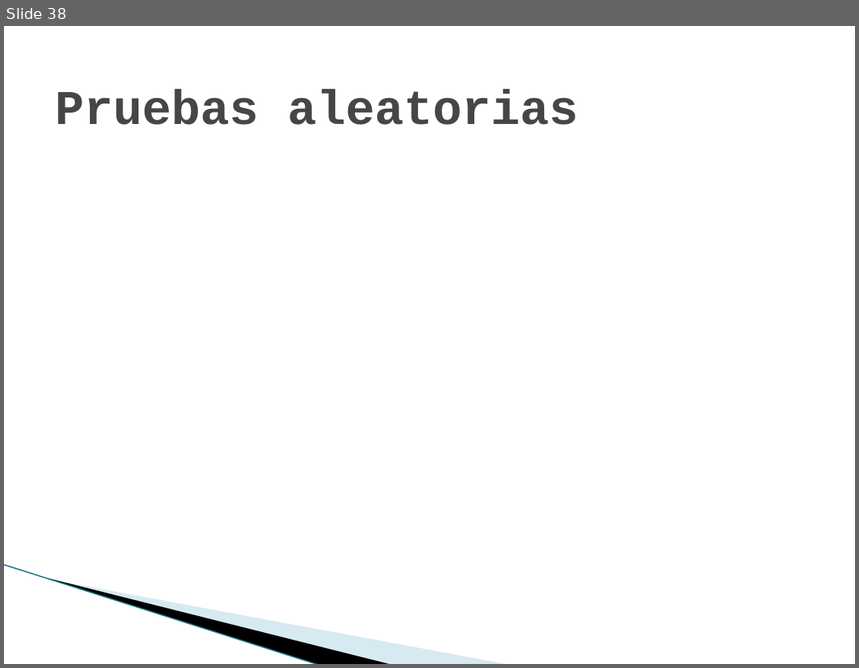
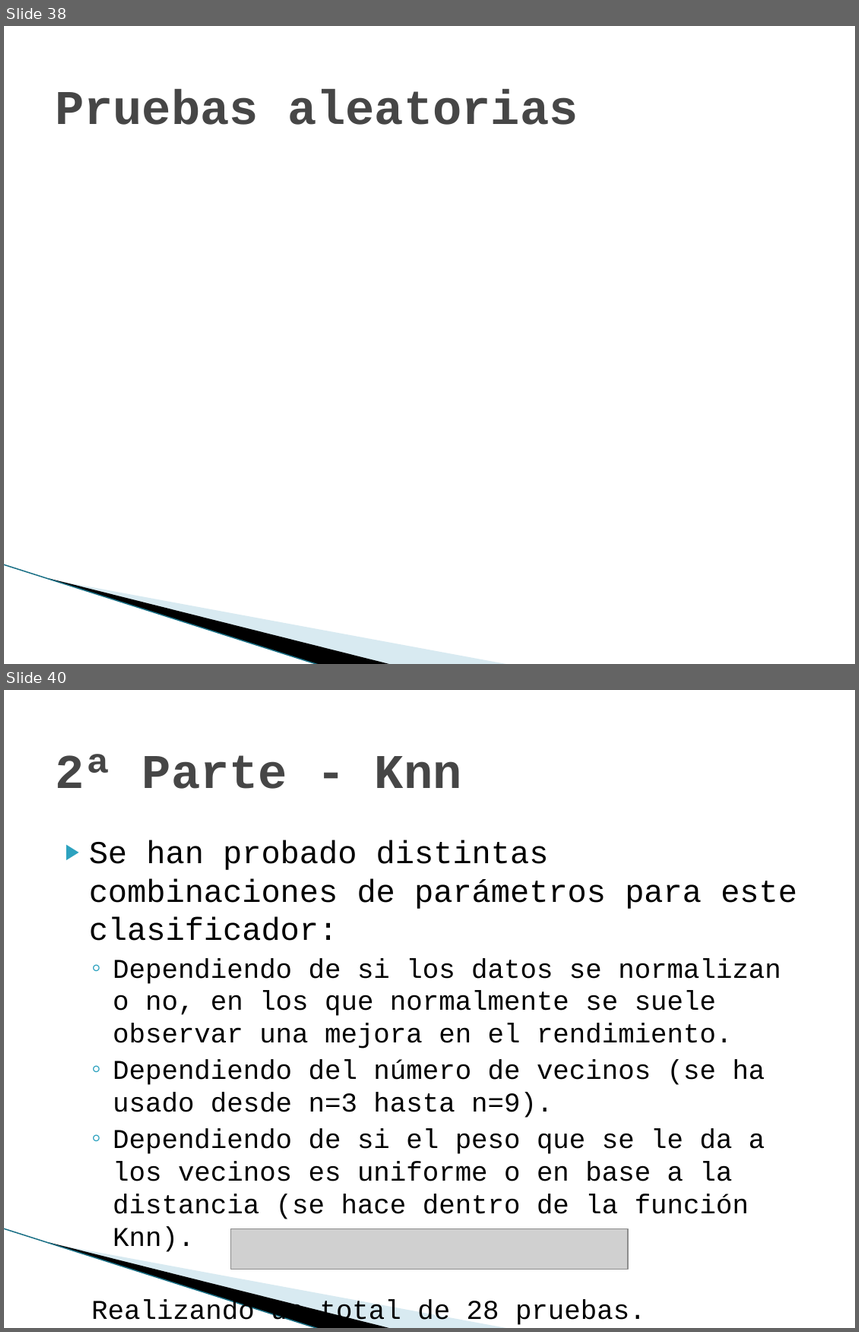
Before and after one commit to joapingut/aia-1718-t3, a slide deck: presentacion3.pptx. Shown one above the other, each under a label of ours: slide 38 before the commit, slides 38 and 40 after it; the slides between them are not shown. The pictures are 859x668 and 859x1332 pixels, drawn with LibreOffice and Linux fonts; fonts in the diff are those of the drawing; grey boxes stand for pictures; background and template pictures are left out. Boxes give left, top, right and bottom in pixels: in the first picture for what was removed or moved away, otherwise in the second. Text is boxed around its words. In the diff, an @@ line names an element or a change of style, - is before the commit and + after.

```diff
--- a/presentacion3.pptx
+++ b/presentacion3.pptx
@@ slide 40 added at <box>4,690,855,1328</box>, background #FFFFFF; not listed: 3 template elements that a slide beside it also shows @@
@@ title added at <box>55,754,462,789</box>, 41 pt, text #464646, bold @@
+2ª Parte - Knn
@@ text added at <box>89,840,797,1252</box>, 23 pt, text #000000 @@
+▶ Se han probado distintas combinaciones de parámetros para este clasificador:
+  ◦ Dependiendo de si los datos se normalizan o no, en los que normalmente se suele observar una mejora en el rendimiento.
+  ◦ Dependiendo del número de vecinos (se ha usado desde n=3 hasta n=9).
+  ◦ Dependiendo de si el peso que se le da a los vecinos es uniforme o en base a la distancia (se hace dentro de la función Knn).
+  Realizando un total de 28 pruebas.
@@ picture added at <box>231,1229,628,1269</box> @@
```
Also in this commit, not shown: 1 slide changed, 13 other slides added.
